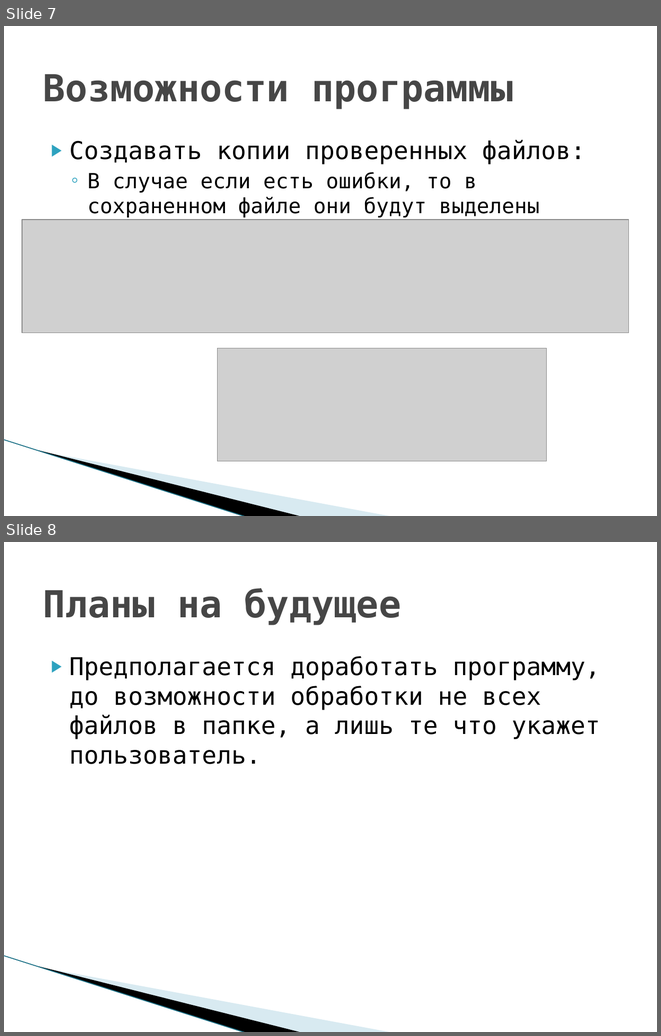
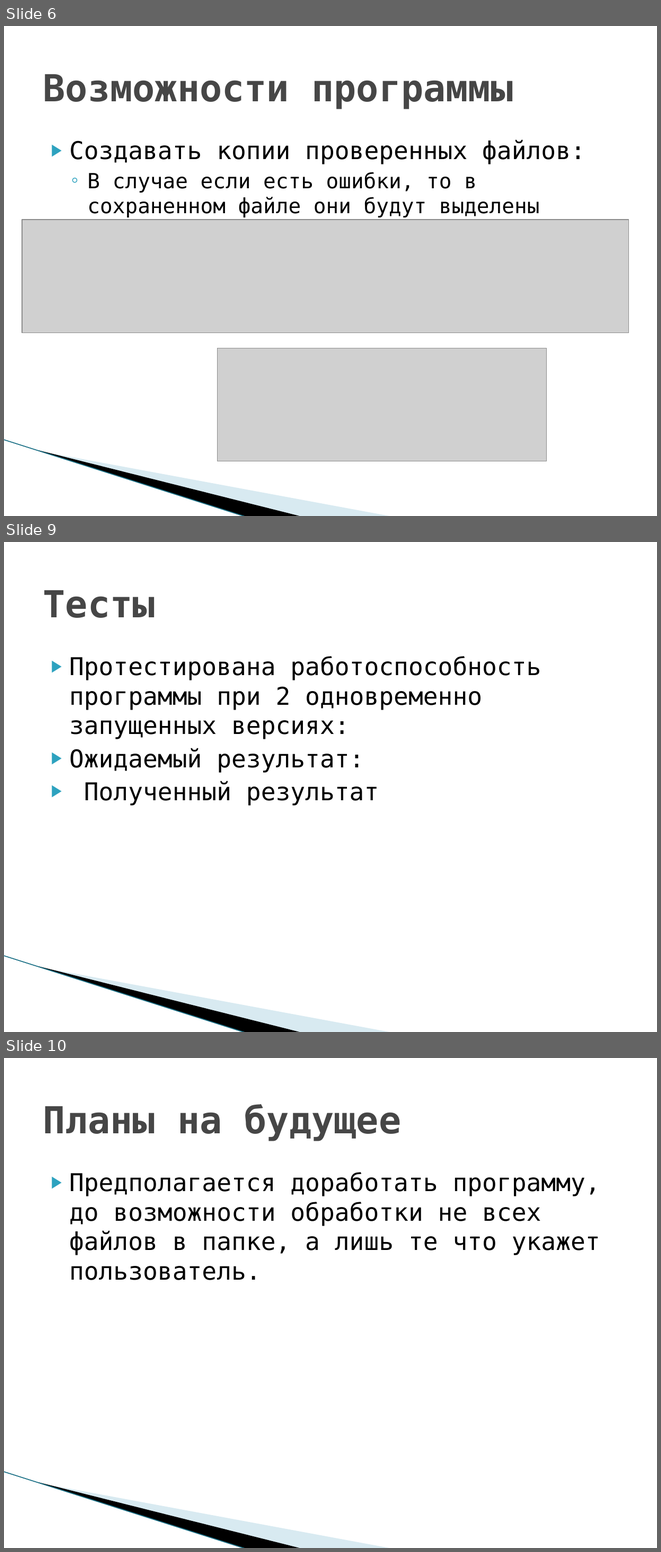
Before and after one commit to Course-and-Co/Excel-and-Cisharp, a slide deck: Презентация.pptx. Shown one above the other, each under a label of ours: slides 7 and 8 before the commit, slides 6, 9 and 10 after it; the slides between them are not shown. The pictures are 661x1036 and 661x1552 pixels, drawn with LibreOffice and Linux fonts; fonts in the diff are those of the drawing; grey boxes stand for pictures; background and template pictures are left out. Boxes give left, top, right and bottom in pixels: in the first picture for what was removed or moved away, otherwise in the second. Text is boxed around its words. In the diff, an @@ line names an element or a change of style, - is before the commit and + after.

```diff
--- a/Презентация.pptx
+++ b/Презентация.pptx
@@ slide 9 added at [4, 542, 657, 1032], background #FFFFFF; not listed: 3 template elements that a slide beside it also shows @@
@@ title added at [43, 590, 155, 618], 41 pt, text #464646, bold @@
+Тесты
@@ text added at [69, 656, 541, 805], 27 pt, text #000000 @@
+▶ Протестирована работоспособность программы при 2 одновременно запущенных версиях:
+▶ Ожидаемый результат:
+▶ Полученный результат
@@ what was slide 7 is now slide 6 @@
@@ what was slide 8 is now slide 10 @@
```
Also in this commit, not shown: 2 slides changed, 2 other slides added, 1 slide removed, 6 other files.
